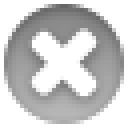
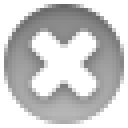
The second 128 × 128 image is a revision of the first. Changes to its layers:
painted on "shortcutReaderCancel@2x.png" over [28, 28, 100, 100]
